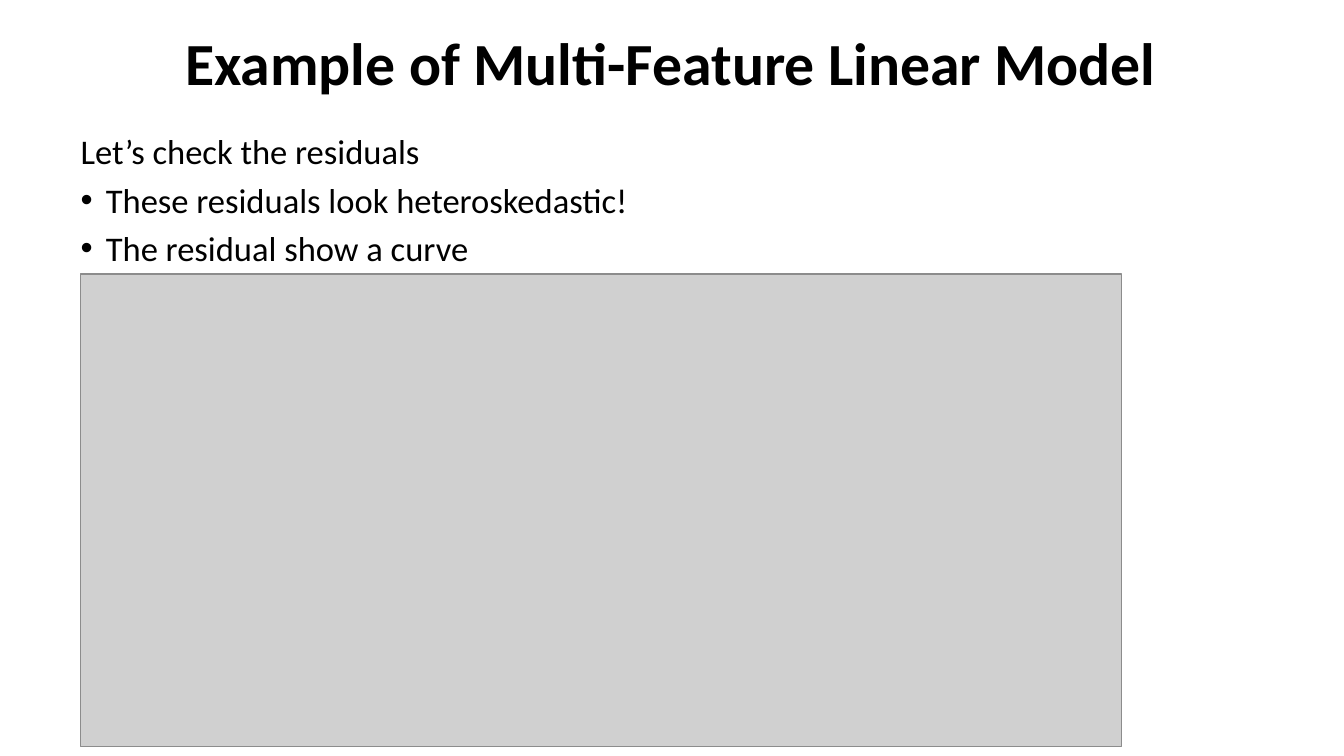
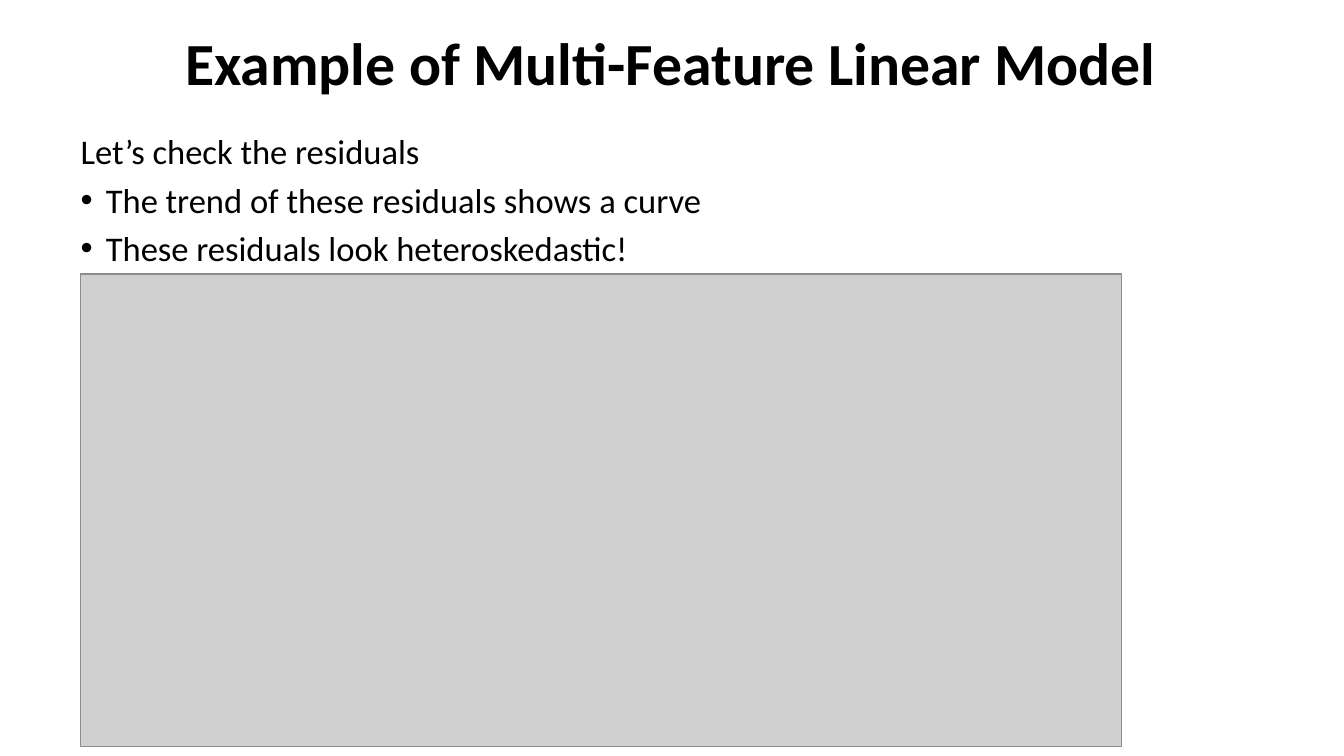
Before and after one commit to StephenElston/CSCI-E-83, a slide deck: slide 47 of LectureSlides/08_IntroductionToLinearModels.pptx (slide 46 before the commit). Drawn at 1344x756 pixels with LibreOffice and Linux fonts; fonts in the diff are those of the drawing; grey boxes stand for pictures. Boxes give left, top, right and bottom in pixels: in the first picture for what was removed or moved away, otherwise in the second. Text is boxed around its words. In the diff, an @@ line names an element or a change of style, - is before the commit and + after.

```diff
--- a/LectureSlides/08_IntroductionToLinearModels.pptx
+++ b/LectureSlides/08_IntroductionToLinearModels.pptx
@@ text at <box>106,189,701,214</box>: paragraph added @@
+• The trend of these residuals shows a curve
@@ text at <box>106,237,468,262</box>: paragraph removed @@
-• The residual show a curve
```
Also in this commit, not shown: 6 other slides changed, 1 slide added.
